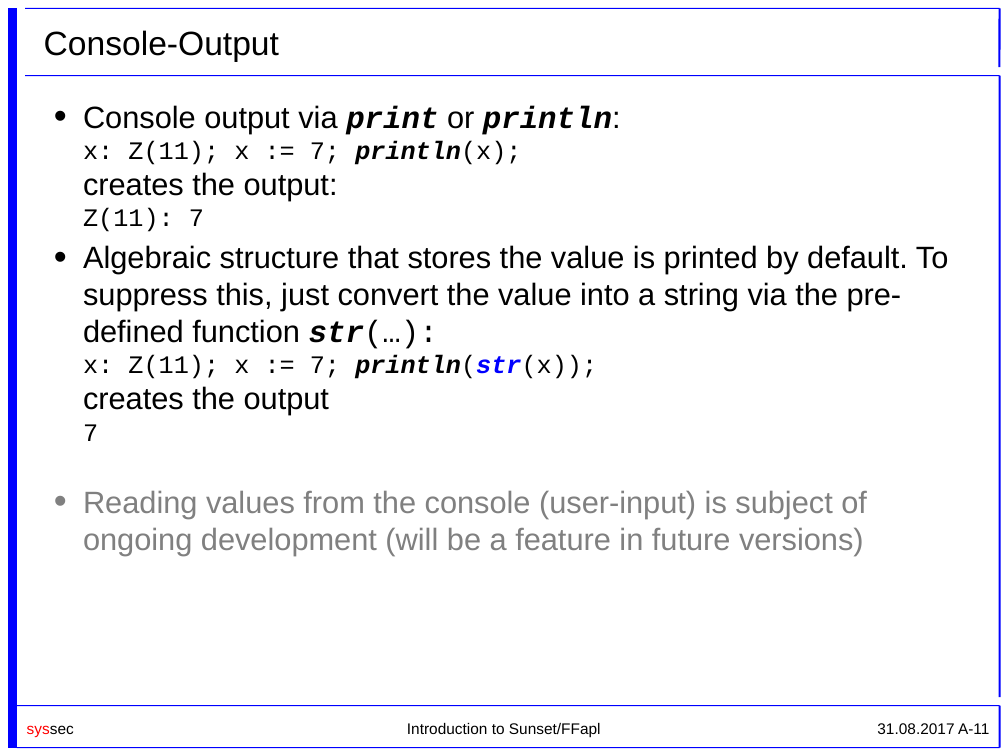
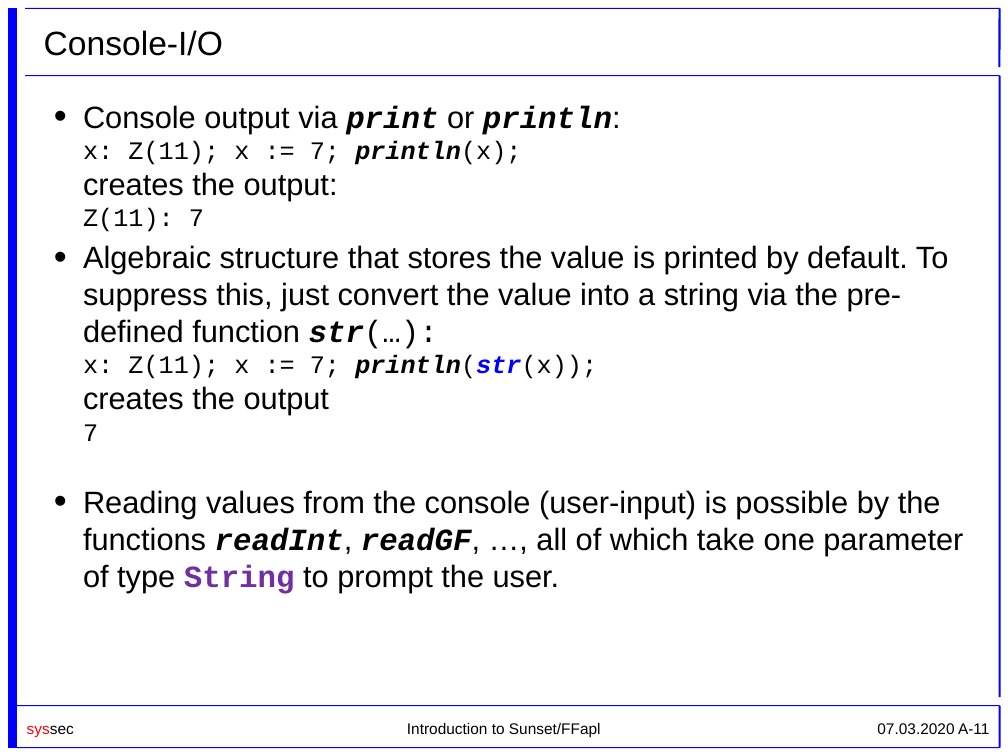
Before and after one commit to cryptool-org/cryptobrief, a slide deck: slide 11 of manual (drafts)/Sunset_Slides_UniKlu.pptx. Drawn at 1008x756 pixels with LibreOffice and Linux fonts; fonts in the diff are those of the drawing; background and template pictures are left out. Boxes give left, top, right and bottom in pixels: in the first picture for what was removed or moved away, otherwise in the second. Text is boxed around its words. In the diff, an @@ line names an element or a change of style, - is before the commit and + after.

```diff
--- a/manual (drafts)/Sunset_Slides_UniKlu.pptx
+++ b/manual (drafts)/Sunset_Slides_UniKlu.pptx
@@ title at (44, 30, 223, 56): text changed @@
-Console-Output
+Console-I/O
@@ text at (83, 490, 963, 594): text changed; text colour #808080 to #000000 @@
-• Reading values from the console (user-input) is subject of ongoing development (will be a feature in future versions)
+• Reading values from the console (user-input) is possible by the functions readInt, readGF, …, all of which take one parameter of type String to prompt the user.
@@ text at (877, 723, 989, 734): text changed @@
-31.08.2017 A-11
+07.03.2020 A-11
```
Also in this commit, not shown: 3 other slides changed, 1 other file.
